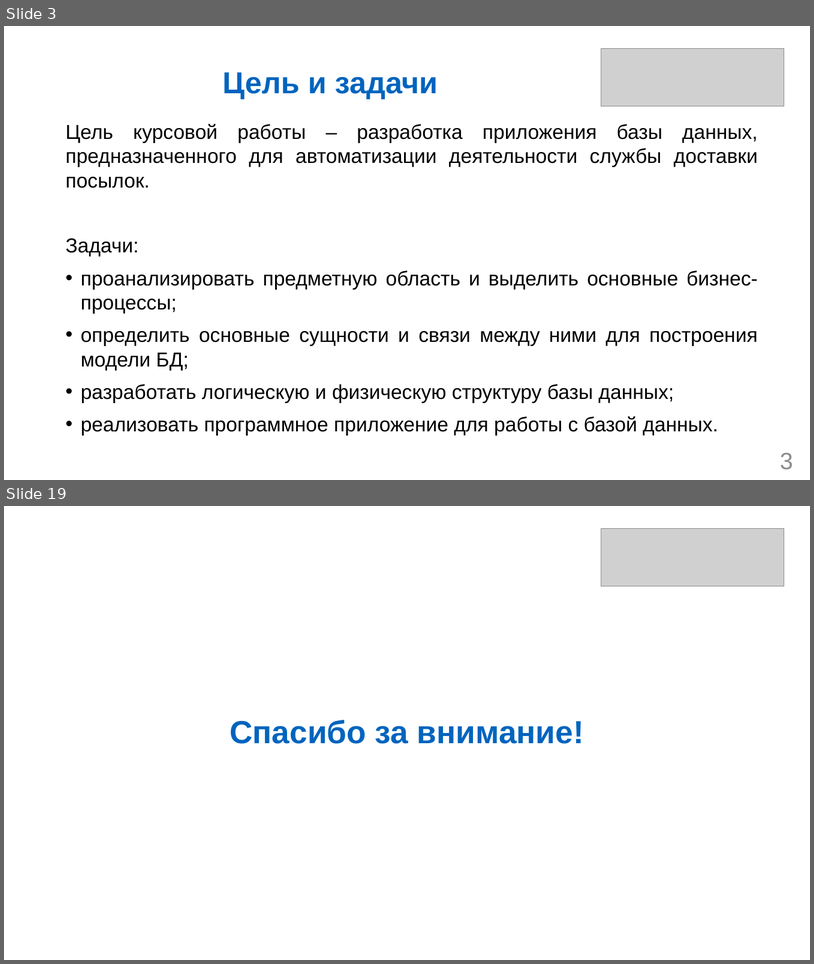
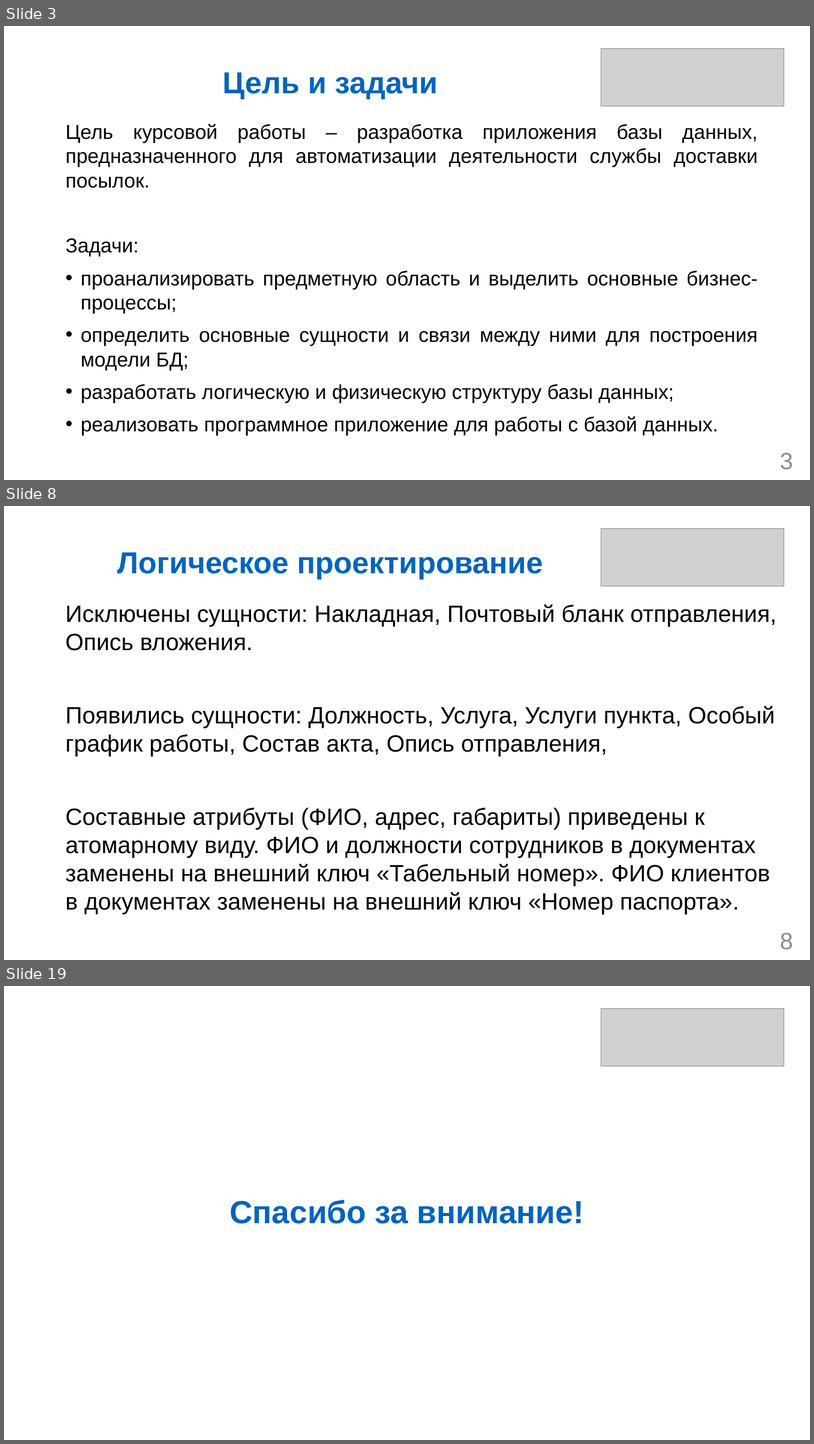
Before and after one commit to DimaDima51/db-coursework, a slide deck: Котельников ИВТб23о-1 Курсовая работа.pptx. Shown one above the other, each under a label of ours: slides 3 and 19 before the commit, slides 3, 8 and 19 after it; the slides between them are not shown. The pictures are 814x964 and 814x1444 pixels, drawn with LibreOffice and Linux fonts; fonts in the diff are those of the drawing; grey boxes stand for pictures. Boxes give left, top, right and bottom in pixels: in the first picture for what was removed or moved away, otherwise in the second. Text is boxed around its words. In the diff, an @@ line names an element or a change of style, - is before the commit and + after.

```diff
--- a/Котельников ИВТб23о-1 Курсовая работа.pptx
+++ b/Котельников ИВТб23о-1 Курсовая работа.pptx
@@ slide 8 added at (4, 506, 810, 960), background #FFFFFF @@
@@ picture added at (601, 528, 785, 586) @@
@@ title added at (117, 552, 543, 579), 36 pt, text #0064BE, bold @@
+Логическое проектирование
@@ text added at (65, 604, 777, 914), 28 pt, text #000000 @@
+Исключены сущности: Накладная, Почтовый бланк отправления, Опись вложения.
+Появились сущности: Должность, Услуга, Услуги пункта, Особый график работы, Состав акта, Опись отправления,
+Составные атрибуты (ФИО, адрес, габариты) приведены к атомарному виду. ФИО и должности сотрудников в документах заменены на внешний ключ «Табельный номер». ФИО клиентов в документах заменены на внешний ключ «Номер паспорта».
@@ page number added at (780, 932, 794, 949), 28 pt, text #8C8C8C @@
+8
```
Also in this commit, not shown: 3 slides changed, 11 other slides added, 12 slides removed, 6 other files.
